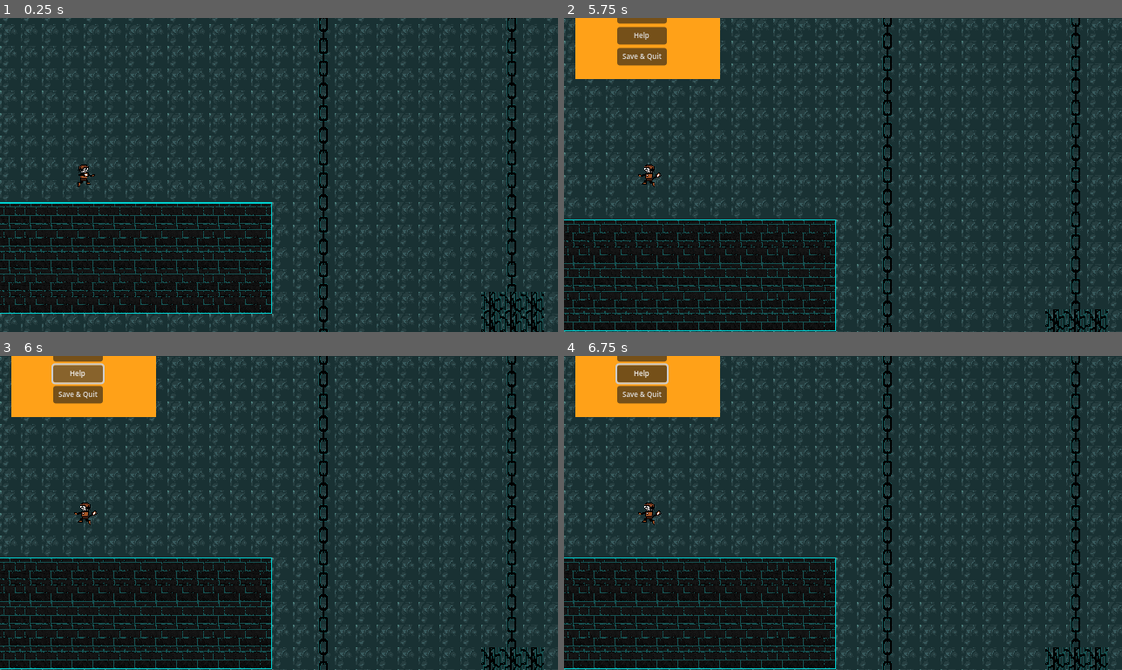
Above: before the commit, frames 1-4 (two rows, left to right).
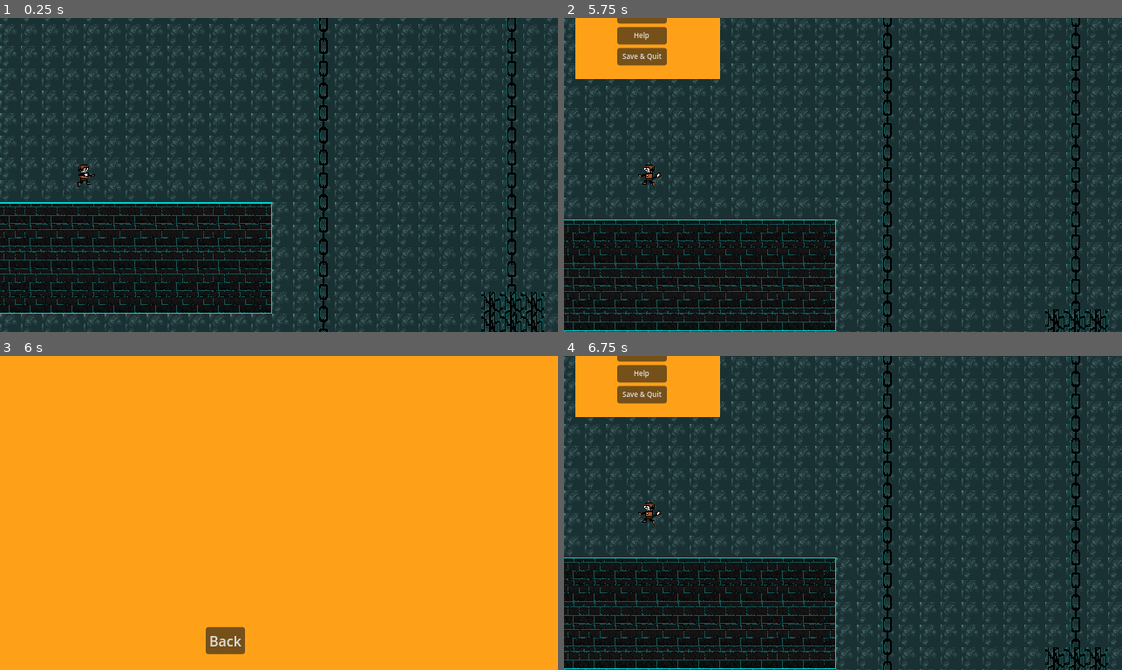
Above: after the commit, the same moments.

Repository: chars-at-last/Platforming-Game
Game: Godot game, scene res://nodes/scenes/level_manager.tscn
The game is run twice, just before and just after one commit, with the same random seed, the same clock (stepped at 60 frames per second) and the same inputs. The engine's default icon, where the game draws it, is replaced by a stand-in: a white triangle on a blue panel in a dark square. Sound files missing from this copy of the repository are replaced by a short silence.
Inputs (mouse positions are in pixels of both pictures, inside the frame that each line leads up to):
- Up to frame 1 (0.25 s): no input
- Up to frame 2 (5.75 s): move the mouse to (965, 159) at 0.52 s; press the mouse at (965, 159) at 0.53 s; hold D (move_right) 0.53-1.28 s; tap Space (jump) at 0.77, 1.52, 3.02, 3.77, 4.52 s; move the mouse to (731, 190) at 1.27 s; release the mouse at (731, 190) at 1.28 s; hold A (move_left) 1.28-2.03 s; tap S (look_down) at 1.35, 4.35 s; move the mouse to (898, 105) at 2.02 s; hold W (look_up) 2.03-2.78 s; hold D (move_right) 2.03-3.53 s; move the mouse to (815, 237) at 2.77 s; tap Shift (pick_up) at 2.85 s; move the mouse to (1010, 222) at 3.52 s; press the mouse at (1010, 222) at 3.53 s; hold A (move_left) from 3.53 s (still down); tap Escape (pause) at 4.15 s; move the mouse to (675, 127) at 4.27 s; release the mouse at (675, 127) at 4.28 s; move the mouse to (870, 175) at 5.02 s; hold W (look_up) from 5.03 s (still down)
- Up to frame 3 (6 s): release A (move_left) at 5.75 s; release W (look_up) at 5.75 s; click "Help" at 5.75 s
- Up to frame 4 (6.75 s): click (787, 641) at 6.5 s, where only the run after the commit has a clickable "Back"

Frames 1-2 are identical in both runs. In frame 3, 96% of the frame differs, in the area x 0-100%, y 0-100%; in frame 4, 0.2%.

Commit message:
Added the help button functionality for the pause menu, added help screen, currently only has a 'back' button that will take the player back to the pause menu

Diff:
--- /dev/null
+++ b/nodes/scenes/help.tscn
@@ -0,0 +1,44 @@
+[gd_scene load_steps=2 format=3 uid="uid://dks5hpxoitgcb"]
+
+[ext_resource type="Script" path="res://nodes/scripts/help.gd" id="1_umgs1"]
+
+[node name="Help" type="Control"]
+process_mode = 3
+z_index = 4096
+layout_mode = 3
+anchors_preset = 15
+anchor_right = 1.0
+anchor_bottom = 1.0
+grow_horizontal = 2
+grow_vertical = 2
+script = ExtResource("1_umgs1")
+
+[node name="ColorRect" type="ColorRect" parent="."]
+layout_mode = 1
+anchors_preset = 15
+anchor_right = 1.0
+anchor_bottom = 1.0
+grow_horizontal = 2
+grow_vertical = 2
+scale = Vector2(2, 2)
+color = Color(1, 0.628979, 0.0941085, 1)
+
+[node name="GridContainer" type="GridContainer" parent="."]
+layout_mode = 1
+anchors_preset = 8
+anchor_left = 0.5
+anchor_top = 0.5
+anchor_right = 0.5
+anchor_bottom = 0.5
+offset_left = -84.0
+offset_top = 146.0
+offset_right = -14.0
+offset_bottom = 204.0
+grow_horizontal = 2
+grow_vertical = 2
+
+[node name="Button" type="Button" parent="GridContainer"]
+layout_mode = 2
+text = "Back"
+
+[connection signal="pressed" from="GridContainer/Button" to="." method="_on_back_button_pressed"]
--- /dev/null
+++ b/nodes/scripts/help.gd
@@ -0,0 +1,18 @@
+extends Control
+
+
+# Called when the node enters the scene tree for the first time.
+func _ready() -> void:
+	hide()
+	var camera = CurrentCameraZoom.camera_zoom_level
+	print("current camera zoom level for help screen ", camera)
+	$GridContainer.get_parent().scale = Vector2(1 / camera.x, 1 / camera.y)
+
+
+# Called every frame. 'delta' is the elapsed time since the previous frame.
+func _process(delta: float) -> void:
+	pass
+
+
+func _on_back_button_pressed() -> void:
+	visible = false
--- a/nodes/scripts/pause_menu.gd
+++ b/nodes/scripts/pause_menu.gd
@@ -11,6 +11,8 @@
 var is_paused: bool = false:
 	set = set_paused
 
+
+@onready var help_scene = preload("res://nodes/scenes/help.tscn")
 #var saving = Save_Manager.new()
 #var level_manager = LevelManager.new()
 
@@ -46,7 +48,10 @@
 
 
 func _on_control_pressed() -> void:
-	pass # Replace with function body.
+	print("Button pressed")
+	var help_screen = help_scene.instantiate()
+	get_tree().root.add_child(help_screen)
+	help_screen.visible = true
 
 
 func _on_save_quit_pressed() -> void:
